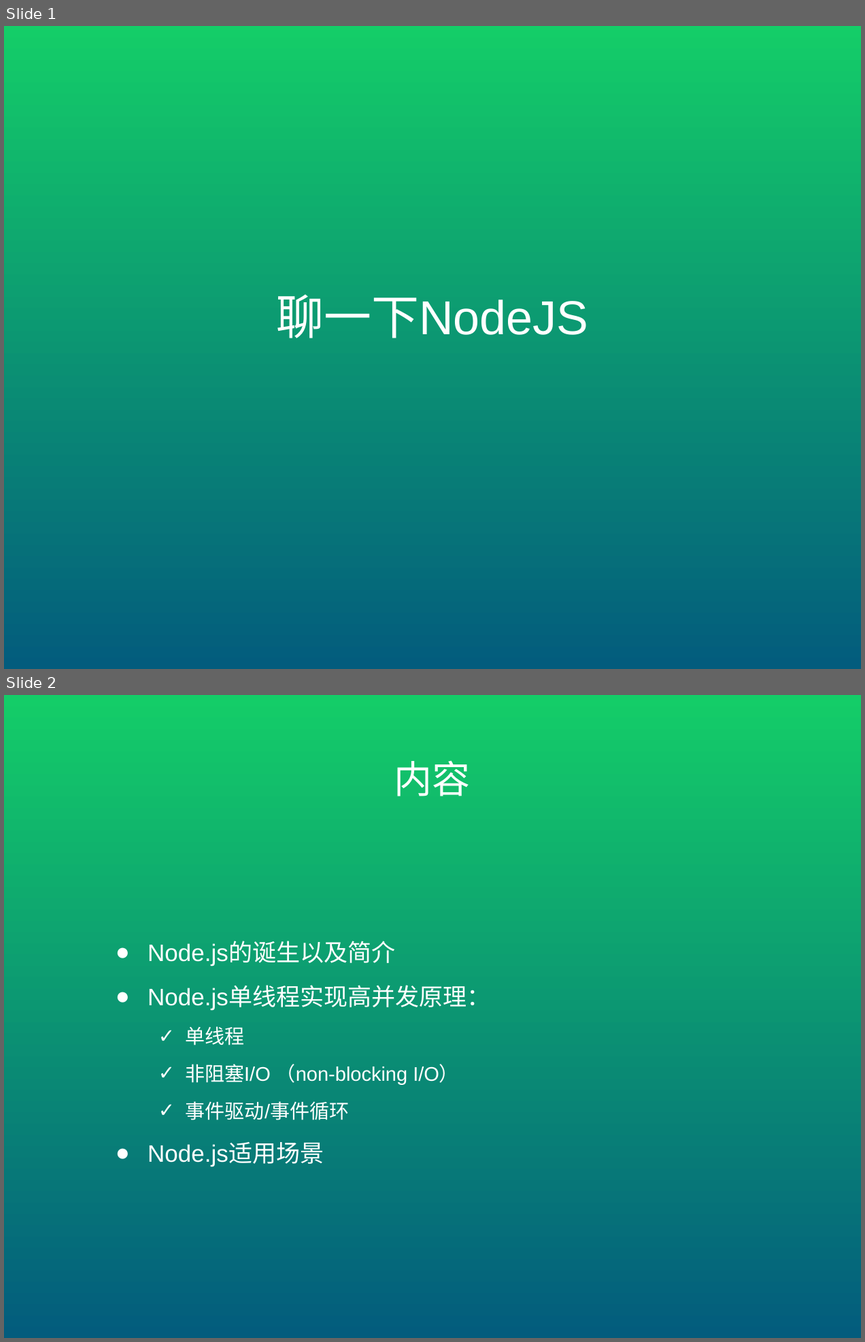
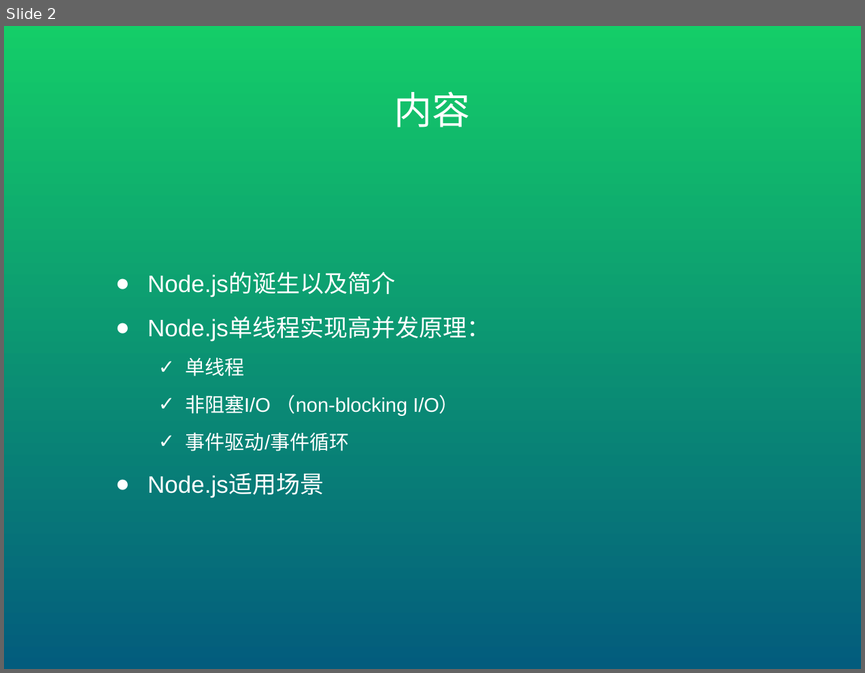
Before and after one commit to mopacha/course, a slide deck: ppt/聊一下NodeJS.pptx. Shown one above the other, each under a label of ours: slides 1 and 2 before the commit, slide 2 after it. The pictures are 865x1342 and 865x673 pixels, drawn with LibreOffice and Linux fonts; fonts in the diff are those of the drawing. Boxes give left, top, right and bottom in pixels: in the first picture for what was removed or moved away, otherwise in the second. Text is boxed around its words. In the diff, an @@ line names an element or a change of style, - is before the commit and + after.

```diff
--- a/ppt/聊一下NodeJS.pptx
+++ b/ppt/聊一下NodeJS.pptx
@@ slide 1 removed at <box>4,26,861,669</box>, background gradient #14CD68 to #035C7D @@
@@ text removed at <box>277,294,589,338</box> @@
-聊一下NodeJS
```
Also in this commit, not shown: 1 slide changed, 6 slides added, 1 other file.
